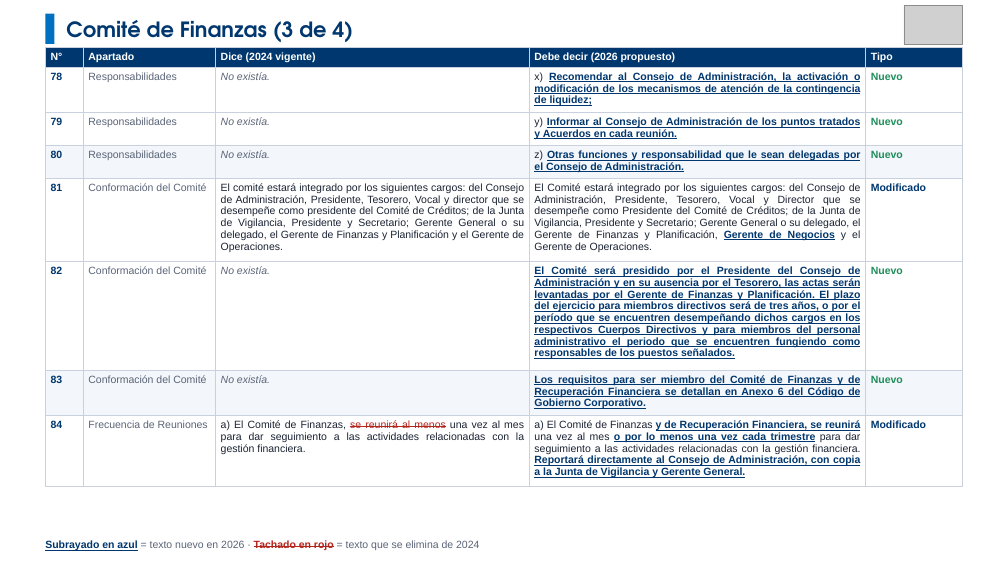
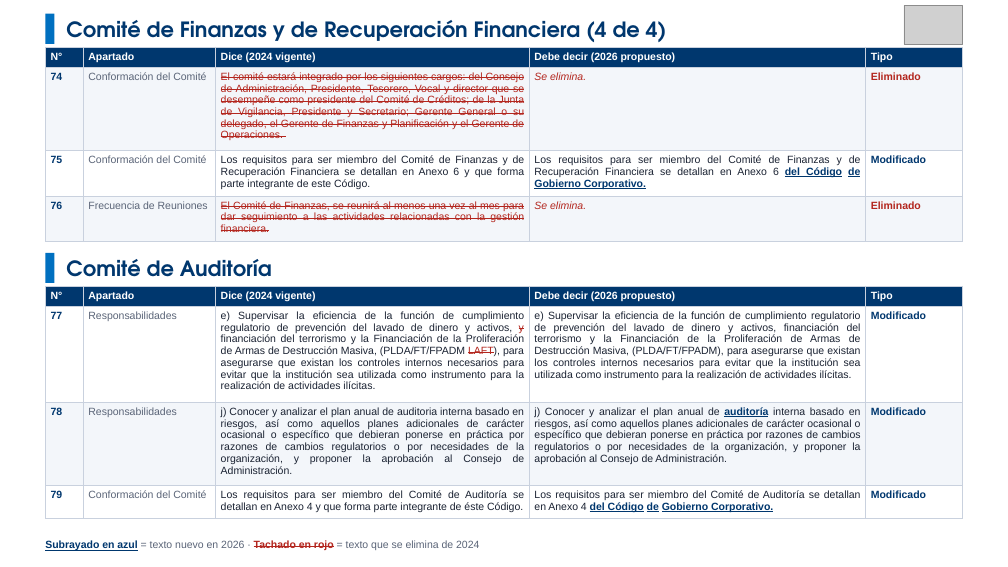
Before and after one commit to menjivar201280/riesgo, a slide deck: slide 28 of comparativo-comite-riesgos/Comparativo_Comite_Riesgos_V03_vs_V04.pptx. Drawn at 1008x567 pixels with LibreOffice and Linux fonts; fonts in the diff are those of the drawing; grey boxes stand for pictures. Boxes give left, top, right and bottom in pixels: in the first picture for what was removed or moved away, otherwise in the second. Text is boxed around its words. In the diff, an @@ line names an element or a change of style, - is before the commit and + after.

```diff
--- a/comparativo-comite-riesgos/Comparativo_Comite_Riesgos_V03_vs_V04.pptx
+++ b/comparativo-comite-riesgos/Comparativo_Comite_Riesgos_V03_vs_V04.pptx
@@ text at [66,20,667,42]: text changed @@
-Comité de Finanzas (3 de 4)
+Comité de Finanzas y de Recuperación Financiera (4 de 4)
@@ table at [45,47,963,240] @@
-row 2: 78 | Responsabilidades | No existía. | x) Recomendar al Consejo de Administración, la activación o modificación de los mecanismos de atención de la contingencia de liquidez; | Nuevo
-row 3: 79 | Responsabilidades | No existía. | y) Informar al Consejo de Administración de los puntos tratados y Acuerdos en cada reunión. | Nuevo
-row 4: 80 | Responsabilidades | No existía. | z) Otras funciones y responsabilidad que le sean delegadas por el Consejo de Administración. | Nuevo
-row 5: 81 | Conformación del Comité | El comité estará integrado por los siguientes cargos: del Consejo de Administración, Presidente, Tesorero, Vocal y director que se desempeñe como presidente del Comité de Créditos; de la Junta de Vigilancia, Presidente y Secretario; Gerente General o su delegado, el Gerente de Finanzas y Planificación y el Gerente de Operaciones. | El Comité estará integrado por los siguientes cargos: del Consejo de Administración, Presidente, Tesorero, Vocal y Director que se desempeñe como Presidente del Comité de Créditos; de la Junta de Vigilancia, Presidente y Secretario; Gerente General o su delegado, el Gerente de Finanzas y Planificación, Gerente de Negocios y el Gerente de Operaciones. | Modificado
-row 6: 82 | Conformación del Comité | No existía. | El Comité será presidido por el Presidente del Consejo de Administración y en su ausencia por el Tesorero, las actas serán levantadas por el Gerente de Finanzas y Planificación. El plazo del ejercicio para miembros directivos será de tres años, o por el período que se encuentren desempeñando dichos cargos en los respectivos Cuerpos Directivos y para miembros del personal administrativo el periodo que se encuentren fungiendo como responsables de los puestos señalados. | Nuevo
-row 7: 83 | Conformación del Comité | No existía. | Los requisitos para ser miembro del Comité de Finanzas y de Recuperación Financiera se detallan en Anexo 6 del Código de Gobierno Corporativo. | Nuevo
-row 8: 84 | Frecuencia de Reuniones | a) El Comité de Finanzas, se reunirá al menos una vez al mes para dar seguimiento a las actividades relacionadas con la gestión financiera. | a) El Comité de Finanzas y de Recuperación Financiera, se reunirá una vez al mes o por lo menos una vez cada trimestre para dar seguimiento a las actividades relacionadas con la gestión financiera. Reportará directamente al Consejo de Administración, con copia a la Junta de Vigilancia y Gerente General. | Modificado
+row 2: 74 | Conformación del Comité | El comité estará integrado por los siguientes cargos: del Consejo de Administración, Presidente, Tesorero, Vocal y director que se desempeñe como presidente del Comité de Créditos; de la Junta de Vigilancia, Presidente y Secretario; Gerente General o su delegado, el Gerente de Finanzas y Planificación y el Gerente de Operaciones. | Se elimina. | Eliminado
+row 3: 75 | Conformación del Comité | Los requisitos para ser miembro del Comité de Finanzas y de Recuperación Financiera se detallan en Anexo 6 y que forma parte integrante de este Código. | Los requisitos para ser miembro del Comité de Finanzas y de Recuperación Financiera se detallan en Anexo 6 del Código de Gobierno Corporativo. | Modificado
+row 4: 76 | Frecuencia de Reuniones | El Comité de Finanzas, se reunirá al menos una vez al mes para dar seguimiento a las actividades relacionadas con la gestión financiera. | Se elimina. | Eliminado
@@ rectangle added at [45,253,54,283], fill #0070C0 @@
@@ text added at [66,259,272,277], 20 pt, text #00376E, bold @@
+Comité de Auditoría
@@ table added at [45,286,963,529], 4 rows, 5 columns @@
+N° | Apartado | Dice (2024 vigente) | Debe decir (2026 propuesto) | Tipo
+77 | Responsabilidades | e) Supervisar la eficiencia de la función de cumplimiento regulatorio de prevención del lavado de dinero y activos, y financiación del terrorismo y la Financiación de la Proliferación de Armas de Destrucción Masiva, (PLDA/FT/FPADM LAFT), para asegurarse que existan los controles internos necesarios para evitar que la institución sea utilizada como instrumento para la realización de actividades ilícitas. | e) Supervisar la eficiencia de la función de cumplimiento regulatorio de prevención del lavado de dinero y activos, financiación del terrorismo y la Financiación de la Proliferación de Armas de Destrucción Masiva, (PLDA/FT/FPADM), para asegurarse que existan los controles internos necesarios para evitar que la institución sea utilizada como instrumento para la realización de actividades ilícitas. | Modificado
+78 | Responsabilidades | j) Conocer y analizar el plan anual de auditoria interna basado en riesgos, así como aquellos planes adicionales de carácter ocasional o específico que debieran ponerse en práctica por razones de cambios regulatorios o por necesidades de la organización, y proponer la aprobación al Consejo de Administración. | j) Conocer y analizar el plan anual de auditoría interna basado en riesgos, así como aquellos planes adicionales de carácter ocasional o específico que debieran ponerse en práctica por razones de cambios regulatorios o por necesidades de la organización, y proponer la aprobación al Consejo de Administración. | Modificado
+79 | Conformación del Comité | Los requisitos para ser miembro del Comité de Auditoría se detallan en Anexo 4 y que forma parte integrante de éste Código. | Los requisitos para ser miembro del Comité de Auditoría se detallan en Anexo 4 del Código de Gobierno Corporativo. | Modificado
```
Also in this commit, not shown: 16 other slides changed, 1 slide added, 8 slides removed.
